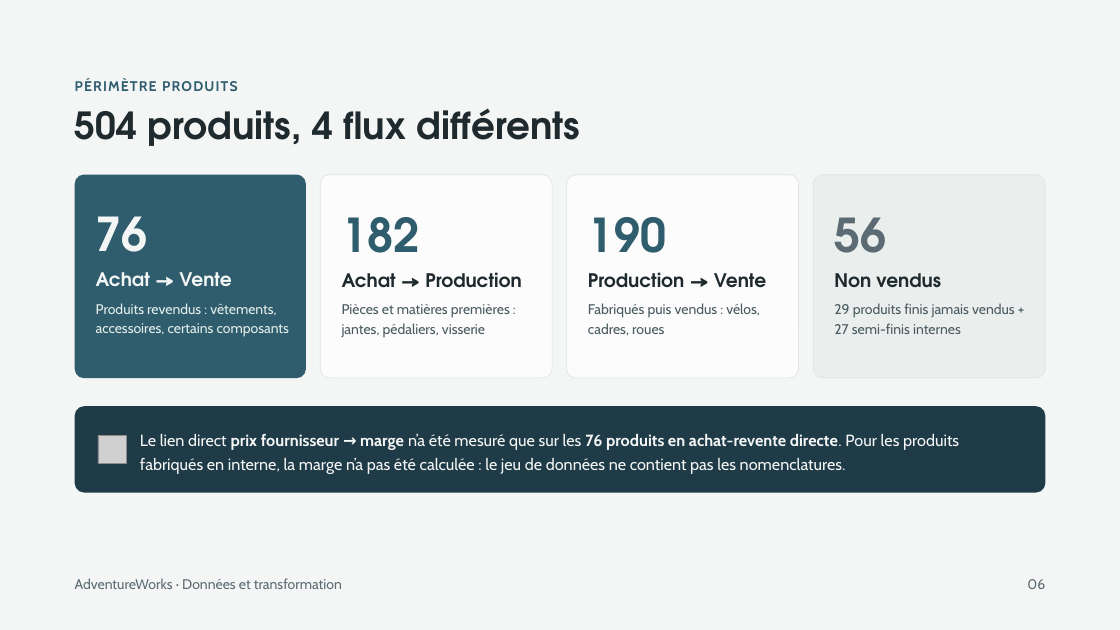
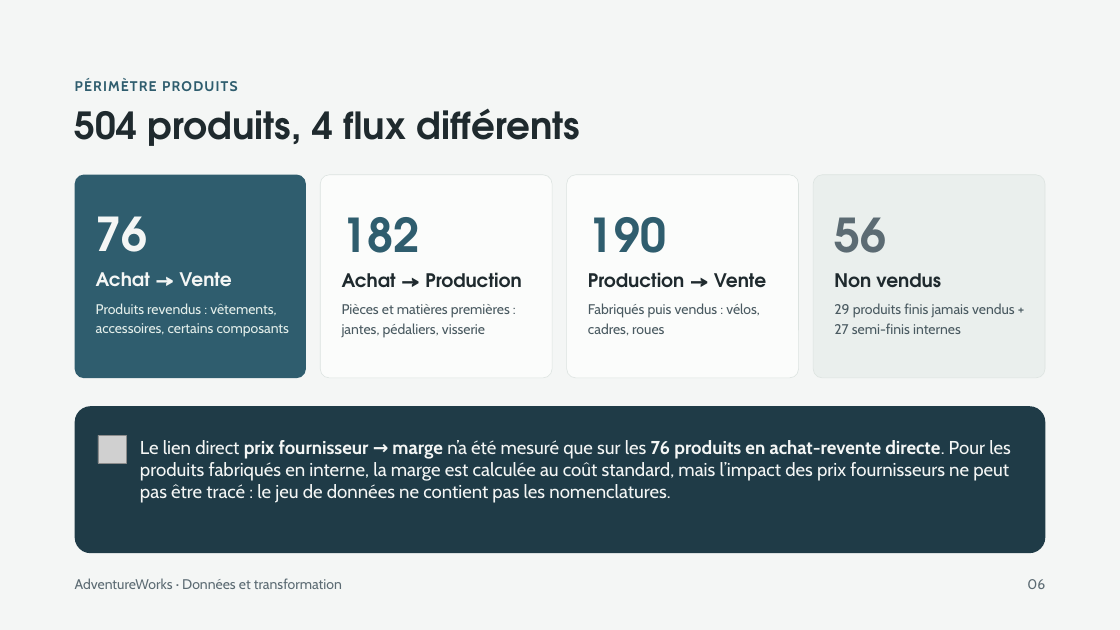
Before and after one commit to XiaoqingGdc/adventureworks-supply-chain-analysis, a slide deck: slide 6 of presentation/AdventureWorks_Soutenance.pptx. Drawn at 1120x630 pixels with LibreOffice and Linux fonts; fonts in the diff are those of the drawing; grey boxes stand for pictures. Boxes give left, top, right and bottom in pixels: in the first picture for what was removed or moved away, otherwise in the second. Text is boxed around its words. In the diff, an @@ line names an element or a change of style, - is before the commit and + after.

```diff
--- a/presentation/AdventureWorks_Soutenance.pptx
+++ b/presentation/AdventureWorks_Soutenance.pptx
@@ rounded rectangle: place and size @@
-rounded rectangle at (75, 407, 1046, 493)
+rounded rectangle at (75, 407, 1046, 554)
@@ text at (140, 440, 1011, 503): text changed; size 13.9 to 16 pt @@
-Le lien direct prix fournisseur → marge n’a été mesuré que sur les 76 produits en achat-revente directe. Pour les produits fabriqués en interne, la marge n’a pas été calculée : le jeu de données ne contient pas les nomenclatures.
+Le lien direct prix fournisseur → marge n’a été mesuré que sur les 76 produits en achat-revente directe. Pour les produits fabriqués en interne, la marge est calculée au coût standard, mais l’impact des prix fournisseurs ne peut pas être tracé : le jeu de données ne contient pas les nomenclatures.
```
Also in this commit, not shown: 9 other slides changed, 1 slide removed.
